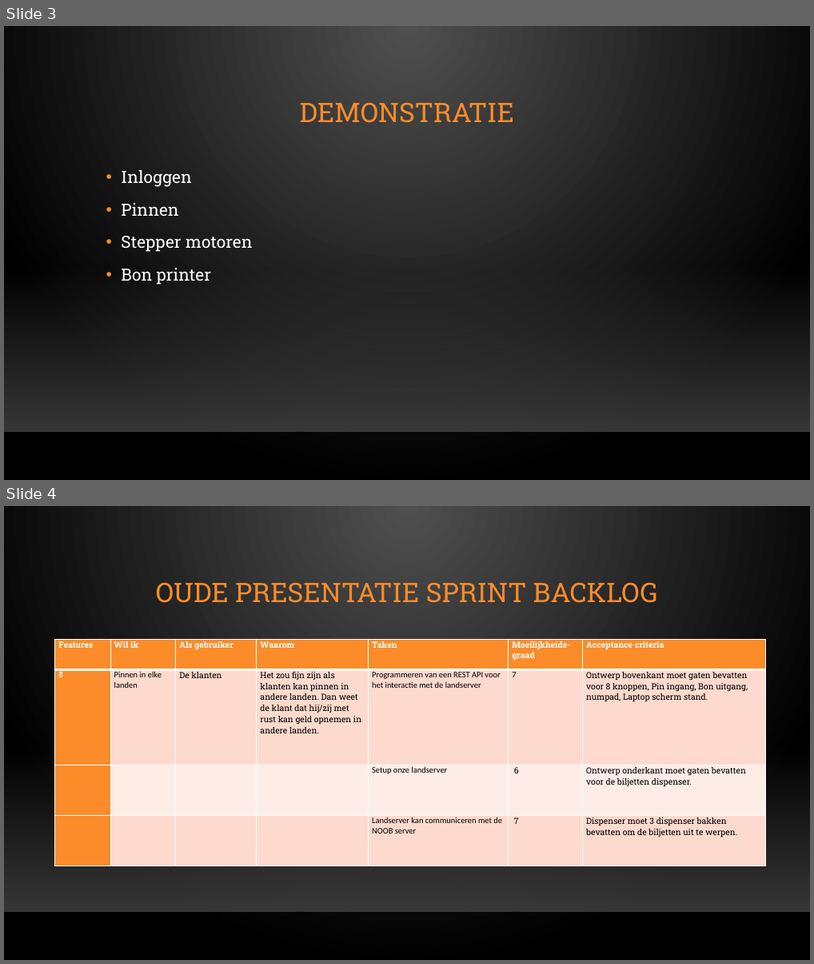
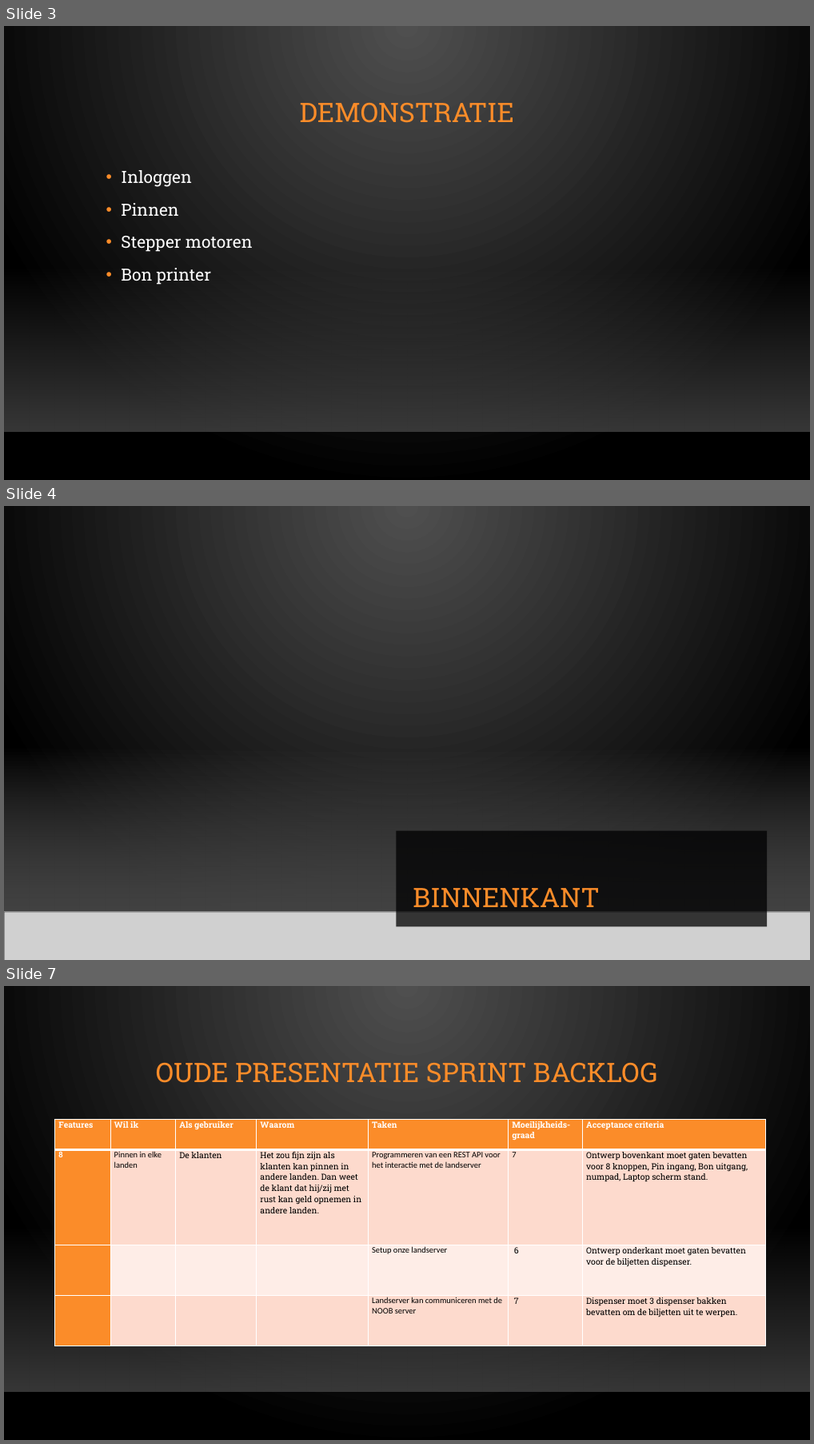
Before and after one commit to OG-netizen/Project-3-4, a slide deck: Sprint Planning/Scrum meeting 6.pptx. Shown one above the other, each under a label of ours: slides 3 and 4 before the commit, slides 3, 4 and 7 after it; the slides between them are not shown. The pictures are 814x964 and 814x1444 pixels, drawn with LibreOffice and Linux fonts; fonts in the diff are those of the drawing; grey boxes stand for pictures; background and template pictures are left out. Boxes give left, top, right and bottom in pixels: in the first picture for what was removed or moved away, otherwise in the second. Text is boxed around its words. In the diff, an @@ line names an element or a change of style, - is before the commit and + after.

```diff
--- a/Sprint Planning/Scrum meeting 6.pptx
+++ b/Sprint Planning/Scrum meeting 6.pptx
@@ slide 4 added at [4, 506, 810, 960], background picture (left out); not listed: 2 template elements that a slide beside it also shows @@
@@ rectangle added at [4, 745, 810, 912], fill gradient #454545 @@
@@ rectangle added at [397, 830, 768, 927], fill #000001 at 75% opacity @@
@@ title added at [413, 888, 599, 907], 32 pt, text #FB8C29 @@
+BINNENKANT
@@ picture added at [4, 912, 810, 960] @@
@@ line added from (4, 912) to (810, 912), #000001 1 pt @@
@@ what was slide 4 is now slide 7 @@
```
Also in this commit, not shown: 1 slide changed, 2 other slides added, 4 other files.
